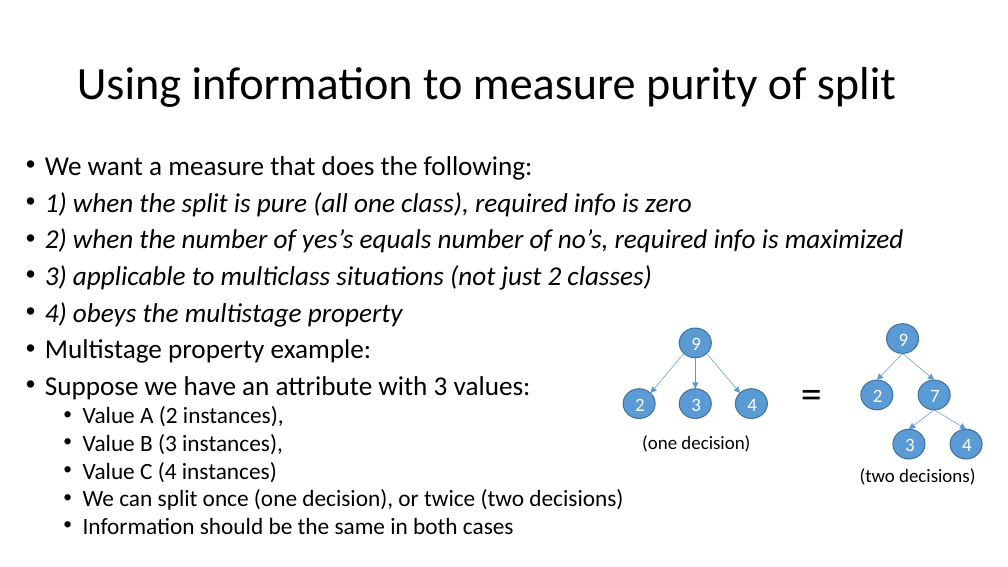
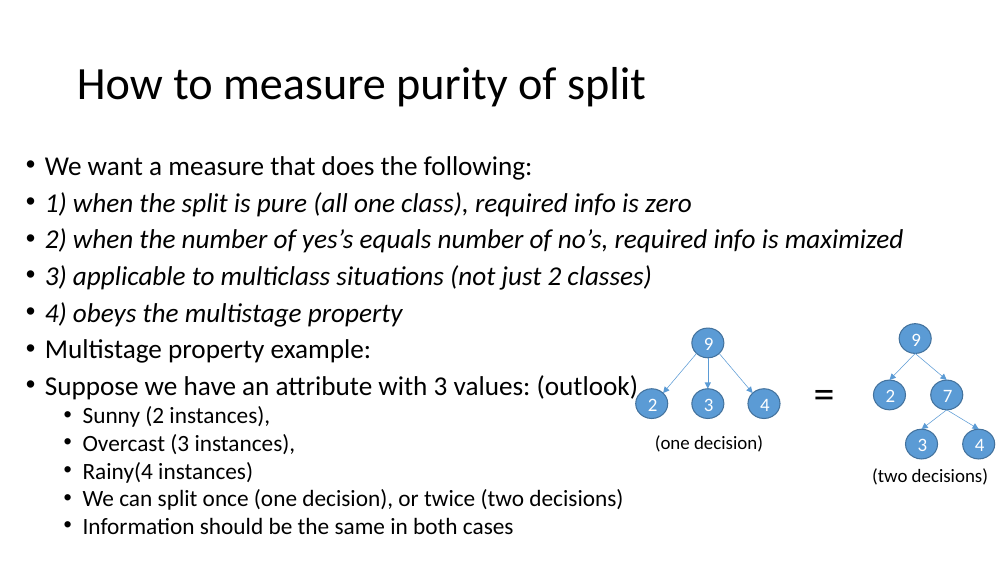
Before and after one commit to russellu/cs405, a slide deck: slide 4 of Lecture_05.pptx. Drawn at 1008x567 pixels with LibreOffice and Linux fonts; fonts in the diff are those of the drawing. Boxes give left, top, right and bottom in pixels: in the first picture for what was removed or moved away, otherwise in the second. Text is boxed around its words. In the diff, an @@ line names an element or a change of style, - is before the commit and + after.

Commit message:
Add

```diff
--- a/Lecture_05.pptx
+++ b/Lecture_05.pptx
@@ title at box(77, 67, 646, 107): text changed @@
-Using information to measure purity of split
+How to measure purity of split
@@ text at box(45, 375, 638, 483): text changed @@
-• Suppose we have an attribute with 3 values:
-  • Value A (2 instances),
-  • Value B (3 instances),
-  • Value C (4 instances)
+• Suppose we have an attribute with 3 values: (outlook)
+  • Sunny (2 instances),
+  • Overcast (3 instances),
+  • Rainy(4 instances)
@@ 5 ellipses, 4 arrows, 1 text: place and size @@
-5 ellipses, 4 arrows, 1 text at box(623, 328, 975, 485)
+5 ellipses, 4 arrows, 1 text at box(636, 328, 988, 485)
@@ 4 ellipses, 3 arrows, 2 texts: place and size @@
-4 ellipses, 3 arrows, 2 texts at box(642, 324, 982, 459)
+4 ellipses, 3 arrows, 2 texts at box(655, 324, 994, 459)
```
Also in this commit, not shown: 5 other slides changed.
